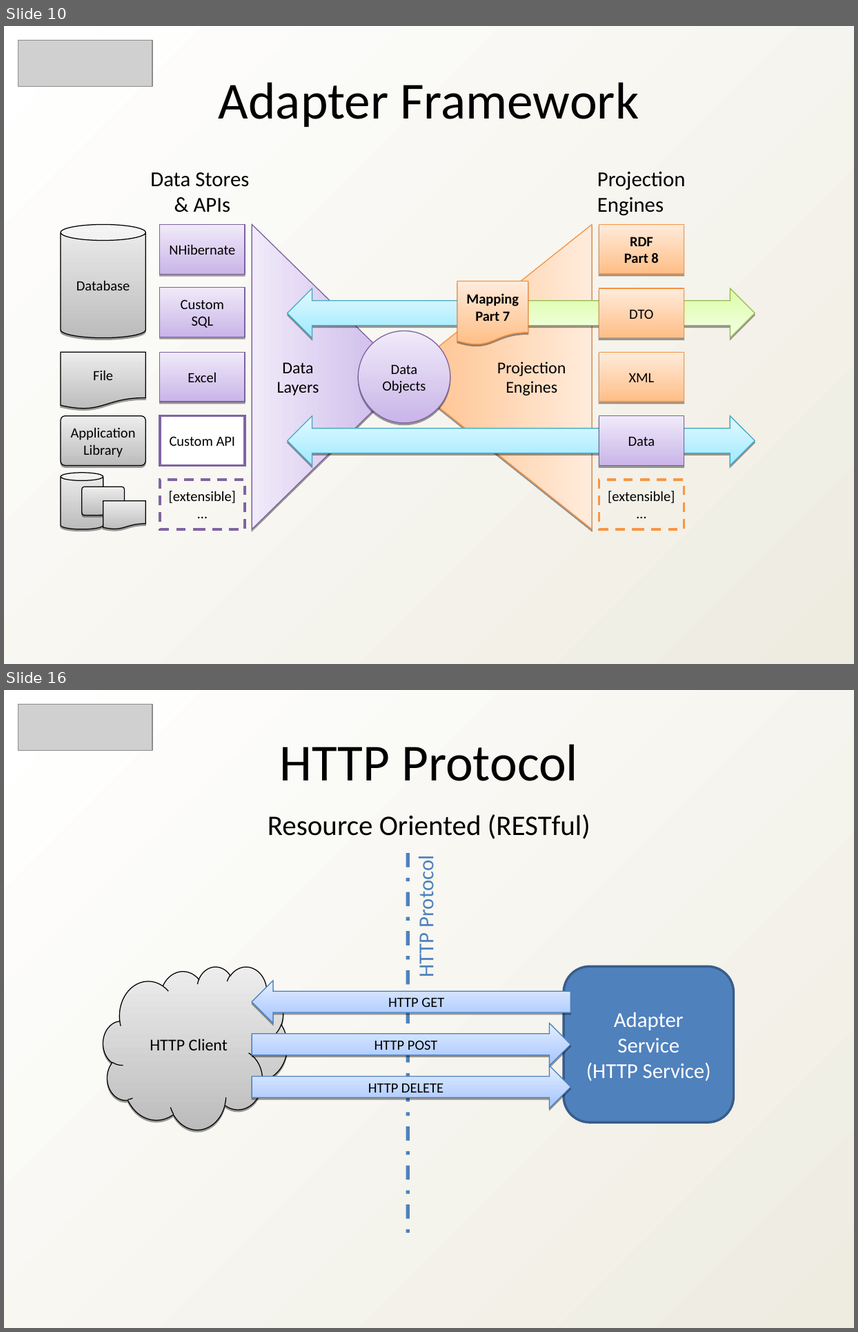
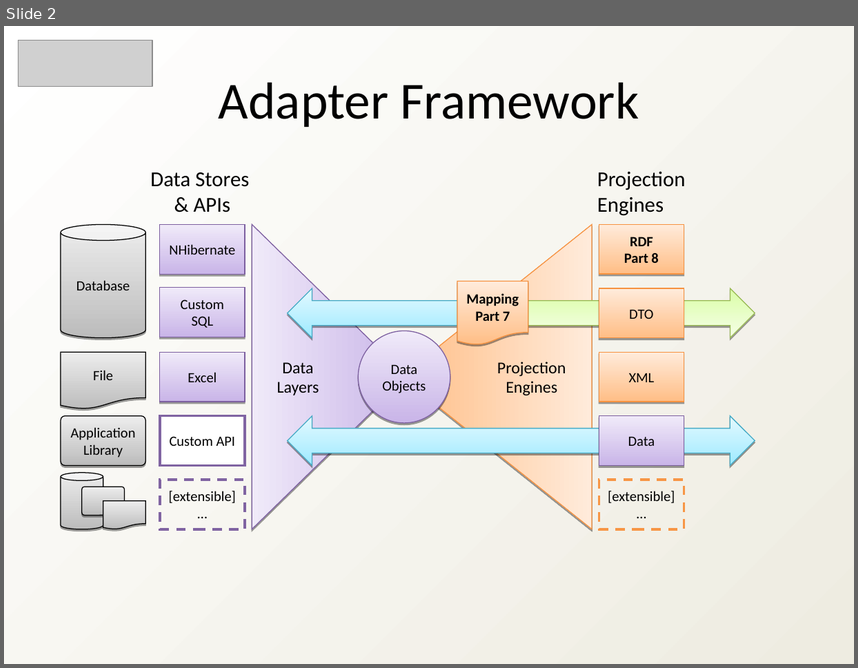
Before and after one commit to heyena/iring-tools, a slide deck: trunk/Documentation/iRINGTools_Overview_v2.1.0.ppt. Shown one above the other, each under a label of ours: slides 10 and 16 before the commit, slide 2 after it; the slides between them are not shown. The pictures are 858x1332 and 858x668 pixels, drawn with LibreOffice and Linux fonts; fonts in the diff are those of the drawing; grey boxes stand for pictures. Boxes give left, top, right and bottom in pixels: in the first picture for what was removed or moved away, otherwise in the second. Text is boxed around its words. In the diff, an @@ line names an element or a change of style, - is before the commit and + after.

```diff
--- a/trunk/Documentation/iRINGTools_Overview_v2.1.0.ppt
+++ b/trunk/Documentation/iRINGTools_Overview_v2.1.0.ppt
@@ slide 16 removed at bbox=[4, 690, 854, 1328], background gradient #FFFFFF to #EEECE1 @@
@@ picture removed at bbox=[18, 704, 153, 750] @@
@@ text removed at bbox=[279, 744, 578, 781] @@
-HTTP Protocol
@@ text removed at bbox=[268, 814, 590, 839] @@
-Resource Oriented (RESTful)
@@ line removed from (408, 854) to (408, 1236) @@
@@ text removed at bbox=[413, 862, 439, 976] @@
-HTTP Protocol
@@ freeform shape removed at bbox=[103, 966, 288, 1130] @@
-HTTP Client
@@ rounded rectangle removed at bbox=[564, 966, 733, 1122] @@
-Adapter
-Service
-(HTTP Service)
@@ right arrow removed at bbox=[252, 980, 571, 1023] @@
-HTTP GET
@@ right arrow removed at bbox=[252, 1023, 571, 1066] @@
-HTTP POST
@@ right arrow removed at bbox=[252, 1066, 571, 1108] @@
-HTTP DELETE
@@ what was slide 10 is now slide 2 @@
```
Also in this commit, not shown: 2 slides changed, 18 slides added, 16 other slides removed, 1 other file.
